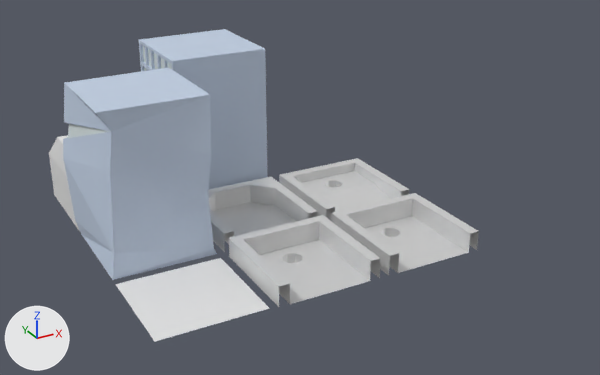
One commit to the COLLADA model assets/dae/corridor_limat_assets_001.dae: the scene before it, then after it.
Before and after are seen from a 50 mm camera at (-4.21, -15.97, 7.37) aimed at (2.47, -3.82, 1.3). Lighting does not change. The marker at lower left points along +X, +Y and +Z. Where no turn or scale is listed for an object, it has been applied to the vertices.

Objects in the first picture: 'Floor', 'building1', 'capflat', 'fancy building', 'hole1', 'hole2', 'secondhold', 'villa'.
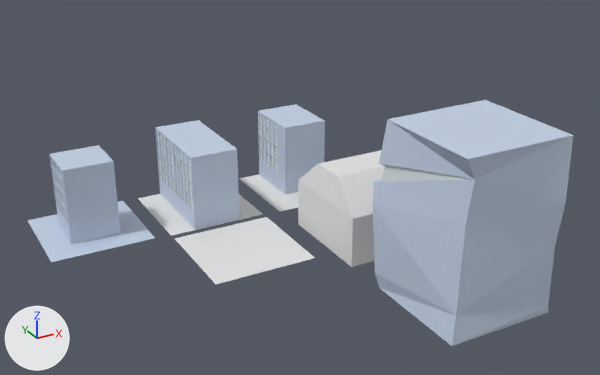
Where the change shows, as pixel boxes [x1, y1, x2, y2] in the pictures (600 x 375 px):
'fancy building', moved: before [63, 67, 217, 280]; after [373, 100, 573, 346]
'Floor', moved: before [116, 258, 270, 341]; after [174, 217, 315, 284]
'building1', deleted: before [139, 29, 268, 189]
'secondhold', deleted: before [229, 215, 381, 307]
'double_building', added: after [138, 120, 263, 236]
'lone_building', added: after [27, 145, 155, 262]
'villa', moved: before [49, 135, 80, 231]; after [298, 150, 385, 267]
'hole2', deleted: before [331, 193, 479, 275]
'building_edge', added: after [239, 104, 325, 212]
'capflat', deleted: before [208, 177, 318, 252]
'hole1', deleted: before [279, 158, 409, 221]

The change in detail:
Material 'inside1.002' (mat_inside1_002) is new.
Its base color is (0.713, 0.793, 0.8) (white #dce6e7).
Material 'outside1.002' (mat_outside1_002) is new.
Its base color is (0.556, 0.651, 0.8) (white #c5d3e7).
Material 'white' (mat_white) is new.
Its base color is (0.8, 0.8, 0.8) (white #e7e7e7).
Material 'inside1.003' (mat_inside1_003) is new.
Its base color is (0.713, 0.793, 0.8) (white #dce6e7).
Material 'outside1.003' (mat_outside1_003) is new.
Its base color is (0.556, 0.651, 0.8) (white #c5d3e7).
Mesh me_plane_004_1 is new.
It has 244 vertices, 478 faces and spans x -0.99..1.01, y -1.0..1.0, z 0.0..1.53.
Faces by material slot: [438, 40].
It uses material mat_outside1 (white #c5d3e7).
It uses material mat_inside1 (white #dce6e7).
Mesh me_plane_011 is new.
It has 484 vertices, 954 faces and spans x -0.99..1.01, y -1.0..1.0, z 0.0..1.53.
Faces by material slot: [868, 84, 2].
It uses material mat_outside1_002 (white #c5d3e7).
It uses material mat_inside1_002 (white #dce6e7).
It uses material mat_white (white #e7e7e7).
Mesh me_plane_012 is new.
It has 264 vertices, 518 faces and spans x -0.99..1.01, y -1.0..1.0, z 0.0..1.53.
Faces by material slot: [474, 42, 2].
It uses material mat_outside1_003 (white #c5d3e7).
It uses material mat_inside1_003 (white #dce6e7).
It uses material mat_white (white #e7e7e7).
Object 'building1' (ob_building1) is deleted.
Object 'villa' (ob_villa) moves from (0.05, -0.01, 0.0) to (3.99, -3.81, 0.0).
Object 'fancy building' (ob_fancy_building) moves from (0.05, -2.18, 0.0) to (4.01, -6.67, 0.0).
Object 'Floor' (ob_floor) moves from (0.05, -4.35, 0.0) to (1.58, -3.2, 0.0).
Object 'secondhold' (ob_secondhold) is deleted.
Object 'hole2' (ob_hole2) is deleted.
Object 'hole1' (ob_hole1) is deleted.
Object 'capflat' (ob_capflat) is deleted.
Object 'lone_building' (ob_lone_building) is new; it shows me_plane_004_1.
Its location is (-0.75, -1.02, 0.0).
Object 'double_building' (ob_double_building) is new; it shows me_plane_011.
Its location is (1.56, -1.06, 0.0).
Object 'building_edge' (ob_building_edge) is new; it shows me_plane_012.
Its location is (3.92, -1.11, 0.0).
